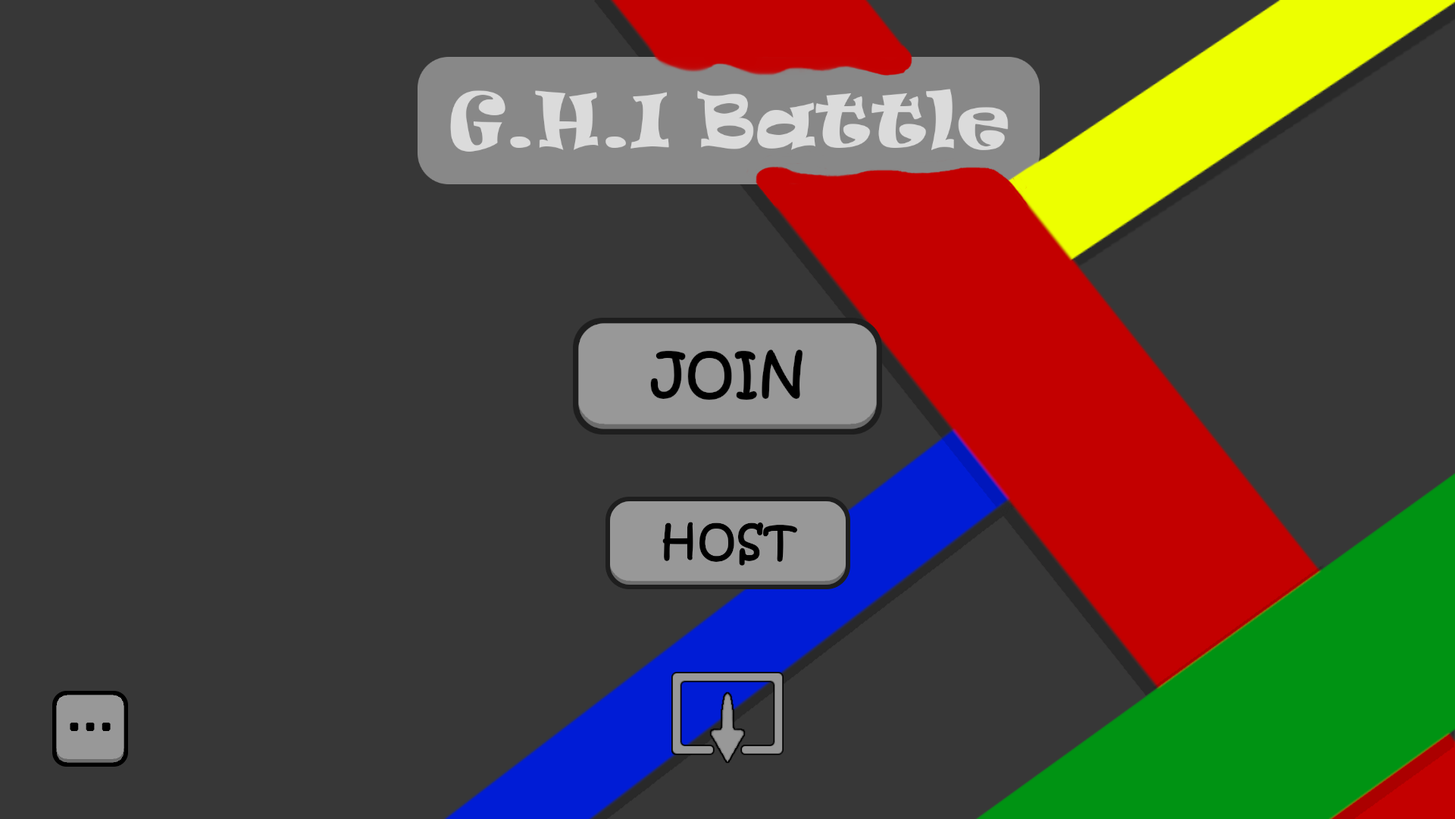
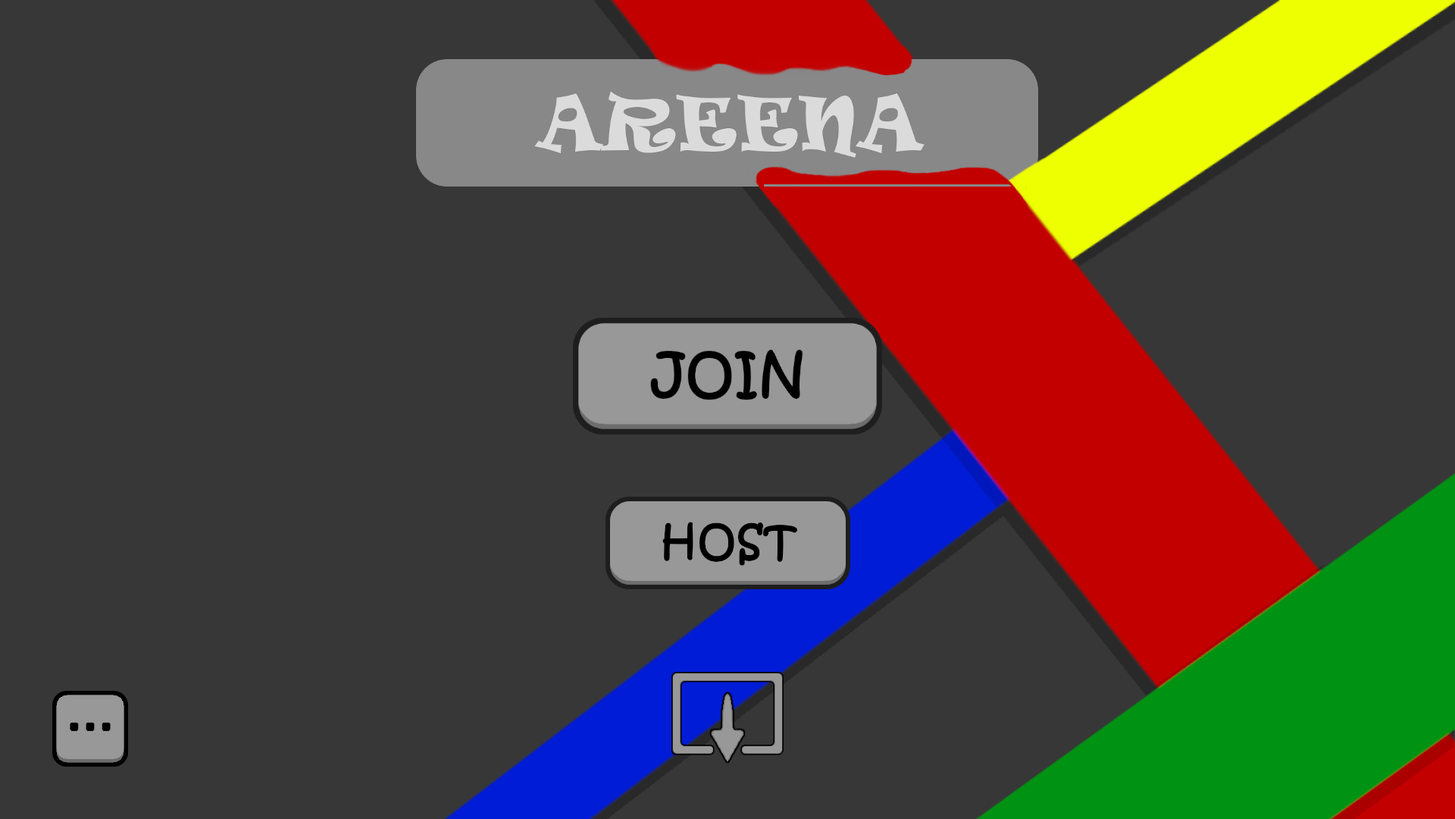
Layer changes from the first 1455 × 819 image to the second:
renamed "title" to "title #2", painted on it over [416, 56, 1040, 187]
